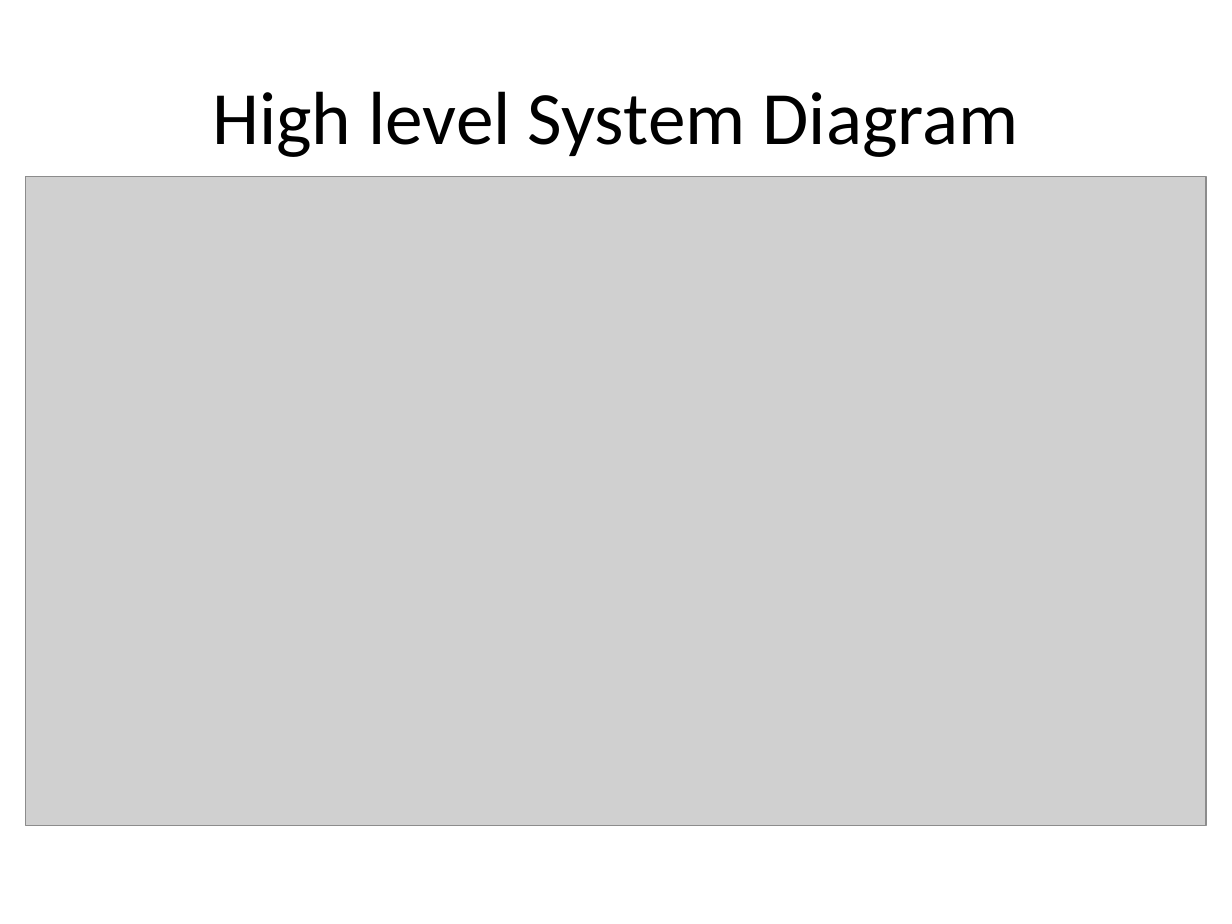
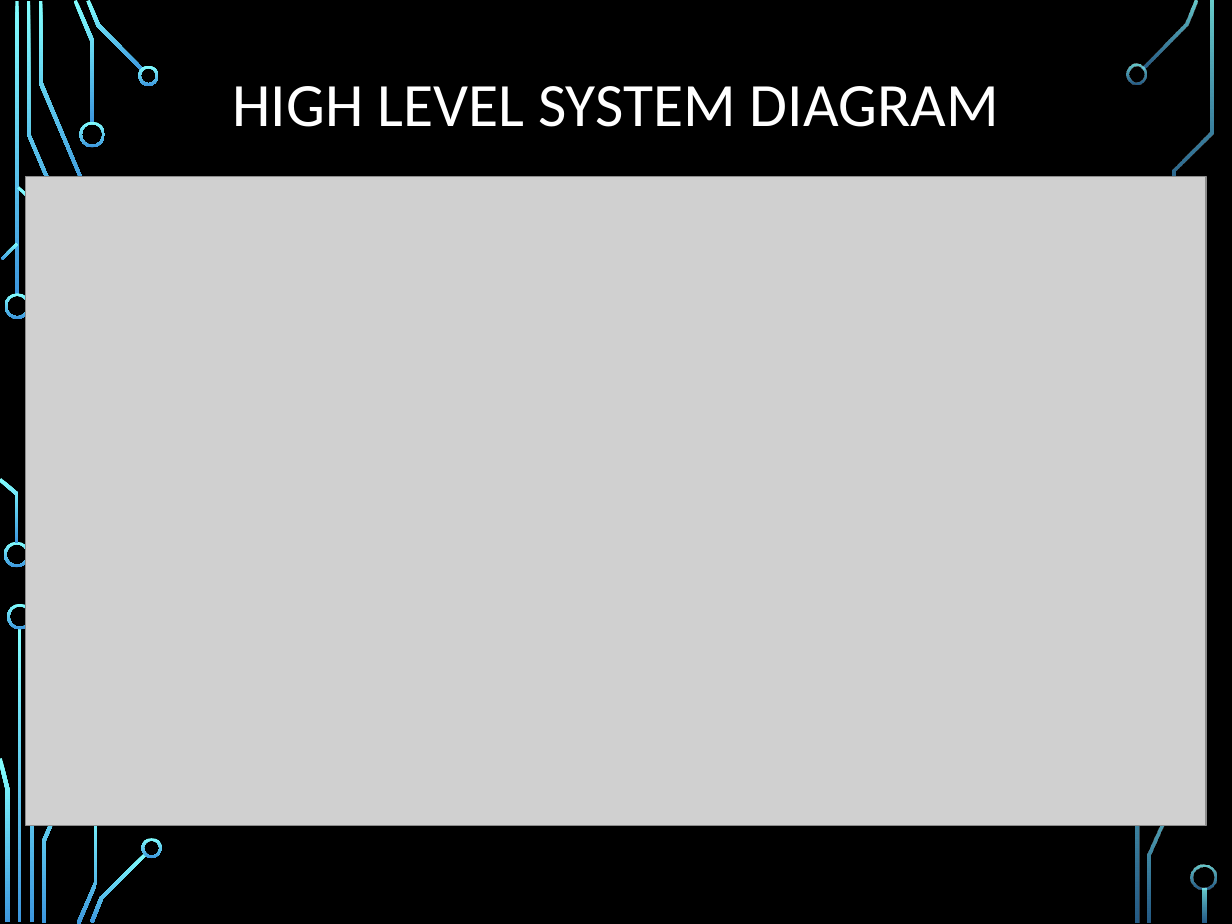
Before and after one commit to jon-whit/herbert, a slide deck: slide 7 of Documents/Presentations/HerbertPresentation.pptx (slide 6 before the commit). Drawn at 1232x924 pixels with LibreOffice and Linux fonts; fonts in the diff are those of the drawing; grey boxes stand for pictures; background and template pictures are left out. Boxes give left, top, right and bottom in pixels: in the first picture for what was removed or moved away, otherwise in the second. Text is boxed around its words. In the diff, an @@ line names an element or a change of style, - is before the commit and + after.

Commit message:
Added Background, Introduction, OpenCV, and Kcube sections. Changed slide style.

```diff
--- a/Documents/Presentations/HerbertPresentation.pptx
+++ b/Documents/Presentations/HerbertPresentation.pptx
@@ background #FFFFFF to picture (left out) @@
@@ title at (232,86,999,127): text changed; size 44 to 36 pt; text colour #000000 to #FFFFFF @@
-High level System Diagram
+HIGH LEVEL SYSTEM DIAGRAM
@@ group added at (0,0,1216,924): 25 freeform shapes, 3 rectangles @@
```
Also in this commit, not shown: 11 other slides changed, 4 slides added, 3 slides removed.
